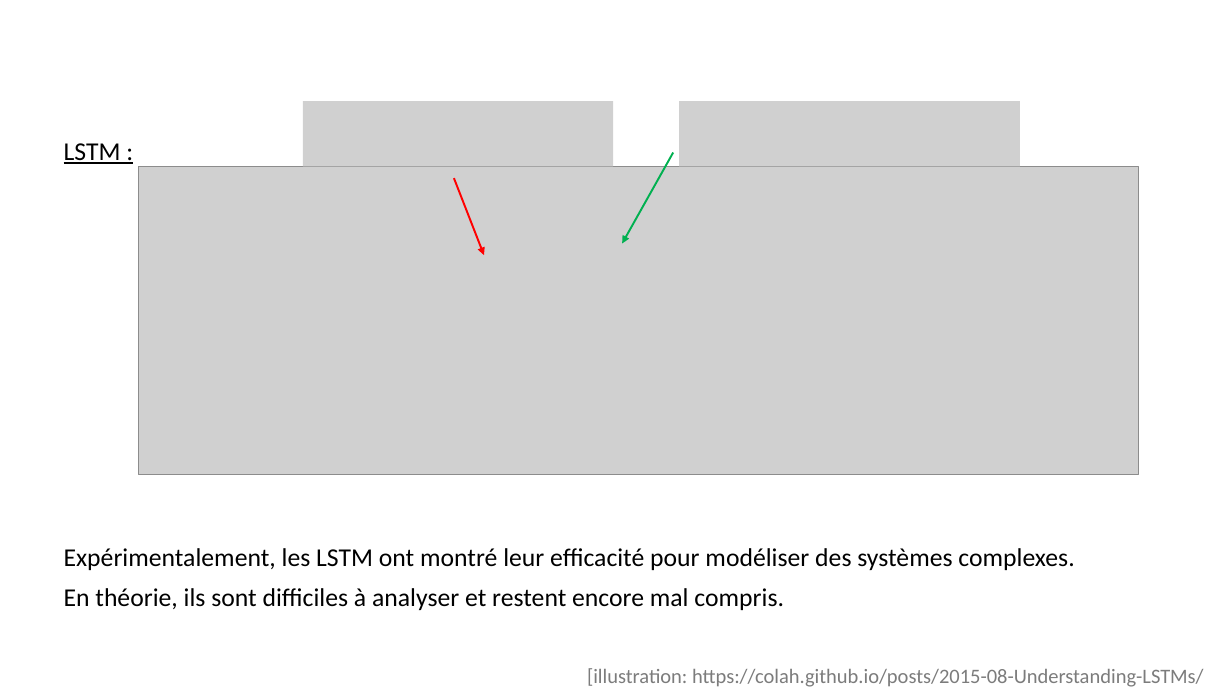
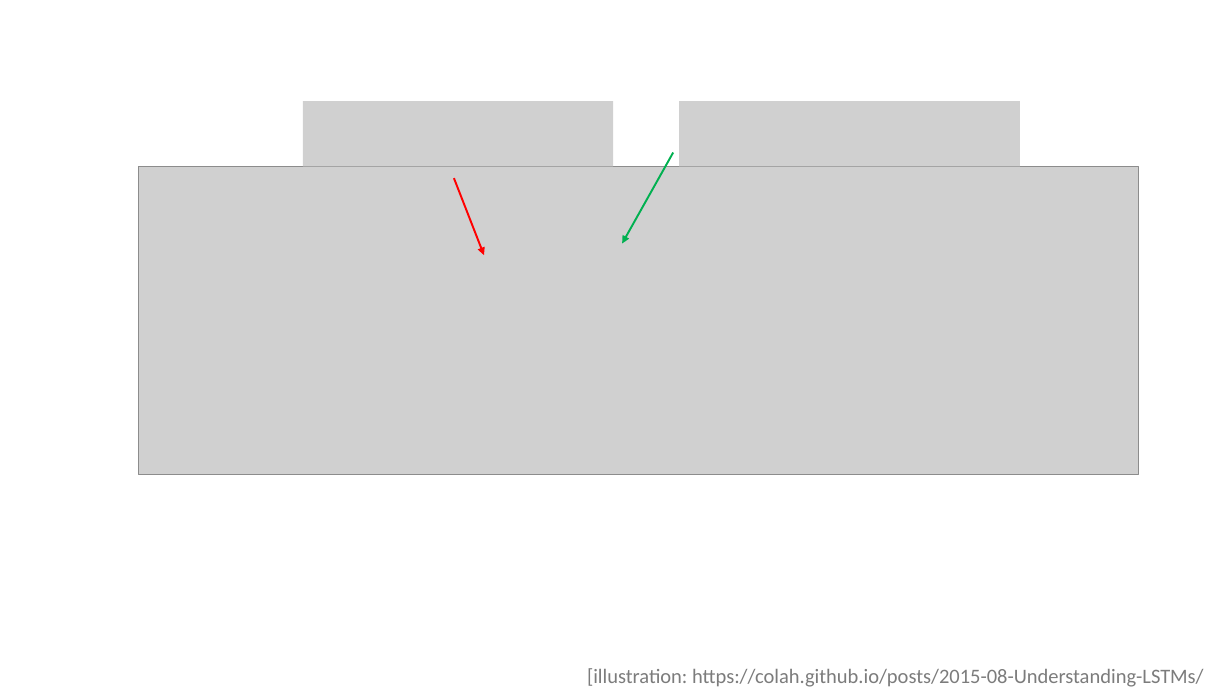
Before and after one commit to jolindien-git/jolindien-git.github.io, a slide deck: slide 39 of Intelligence Artificielle et Analyse de donnees.pptx. Drawn at 1232x693 pixels with LibreOffice and Linux fonts; fonts in the diff are those of the drawing; grey boxes stand for pictures. Boxes give left, top, right and bottom in pixels: in the first picture for what was removed or moved away, otherwise in the second. Text is boxed around its words. In the diff, an @@ line names an element or a change of style, - is before the commit and + after.

```diff
--- a/Intelligence Artificielle et Analyse de donnees.pptx
+++ b/Intelligence Artificielle et Analyse de donnees.pptx
@@ text removed at bbox=[64, 143, 1074, 610] @@
-LSTM :
-Expérimentalement, les LSTM ont montré leur efficacité pour modéliser des systèmes complexes.
-En théorie, ils sont difficiles à analyser et restent encore mal compris.
```
Also in this commit, not shown: 3 other slides changed, 7 slides added.
